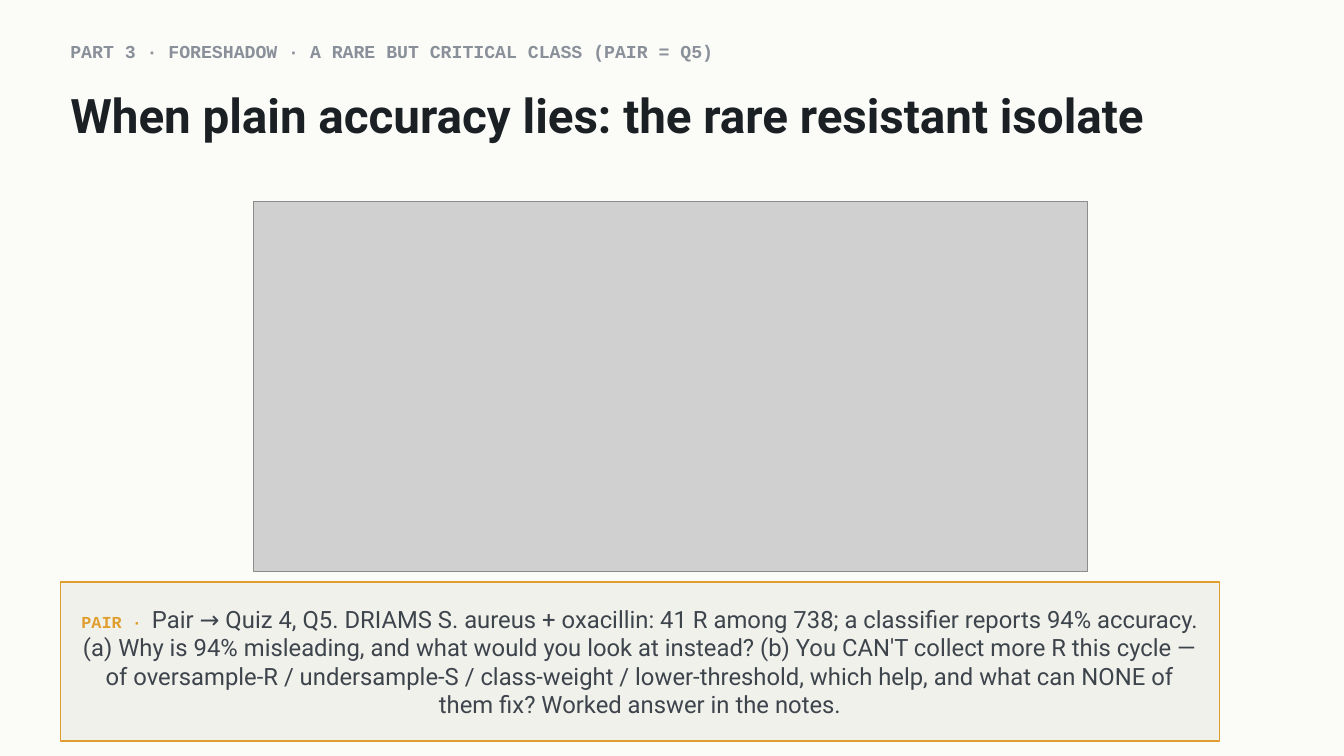
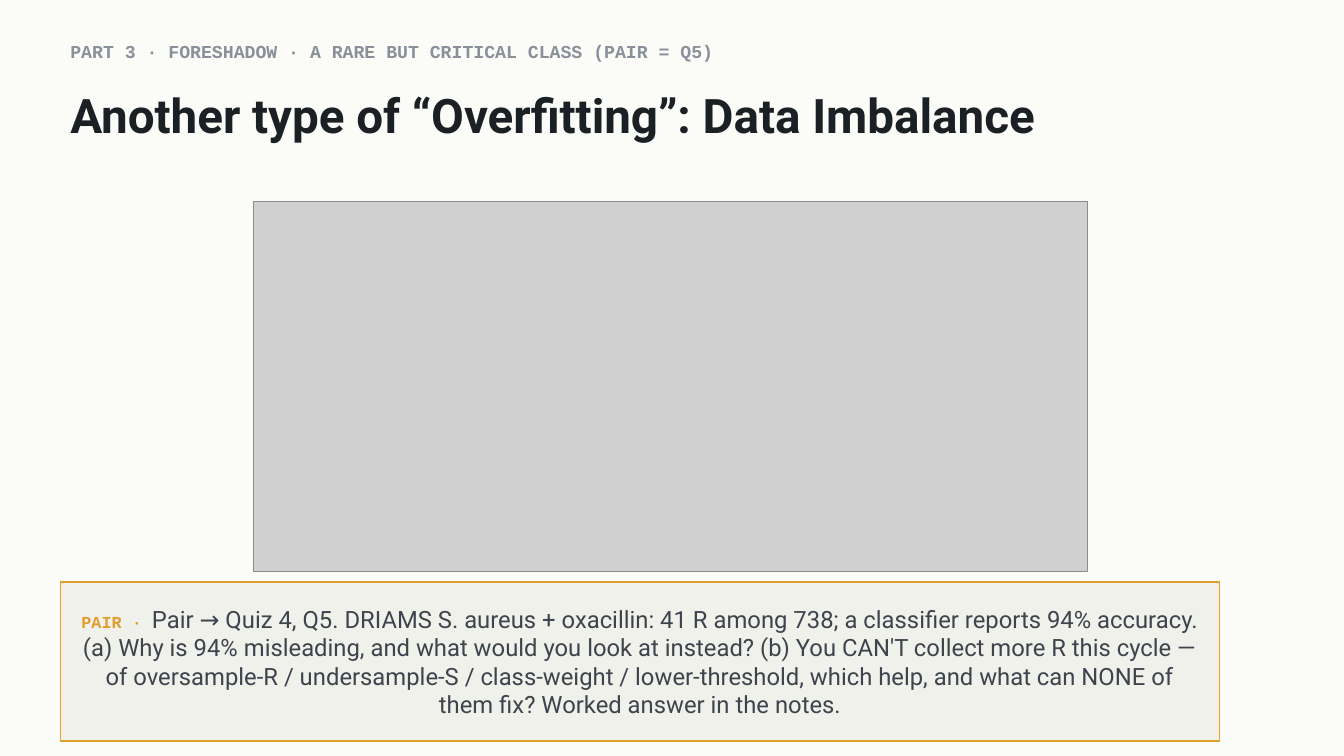
Before and after one commit to indigobio/msacl_dl_course, a slide deck: slide 33 of slides/pptx/lecture04_training_practice.pptx. Drawn at 1344x756 pixels with LibreOffice and Linux fonts; fonts in the diff are those of the drawing; grey boxes stand for pictures. Boxes give left, top, right and bottom in pixels: in the first picture for what was removed or moved away, otherwise in the second. Text is boxed around its words. In the diff, an @@ line names an element or a change of style, - is before the commit and + after.

```diff
--- a/slides/pptx/lecture04_training_practice.pptx
+++ b/slides/pptx/lecture04_training_practice.pptx
@@ text at [70, 96, 1034, 143]: text changed @@
-When plain accuracy lies: the rare resistant isolate
+Another type of “Overfitting”: Data Imbalance
```
Also in this commit, not shown: 7 other slides changed, 1 slide added, 1 slide removed, 33 other files.
